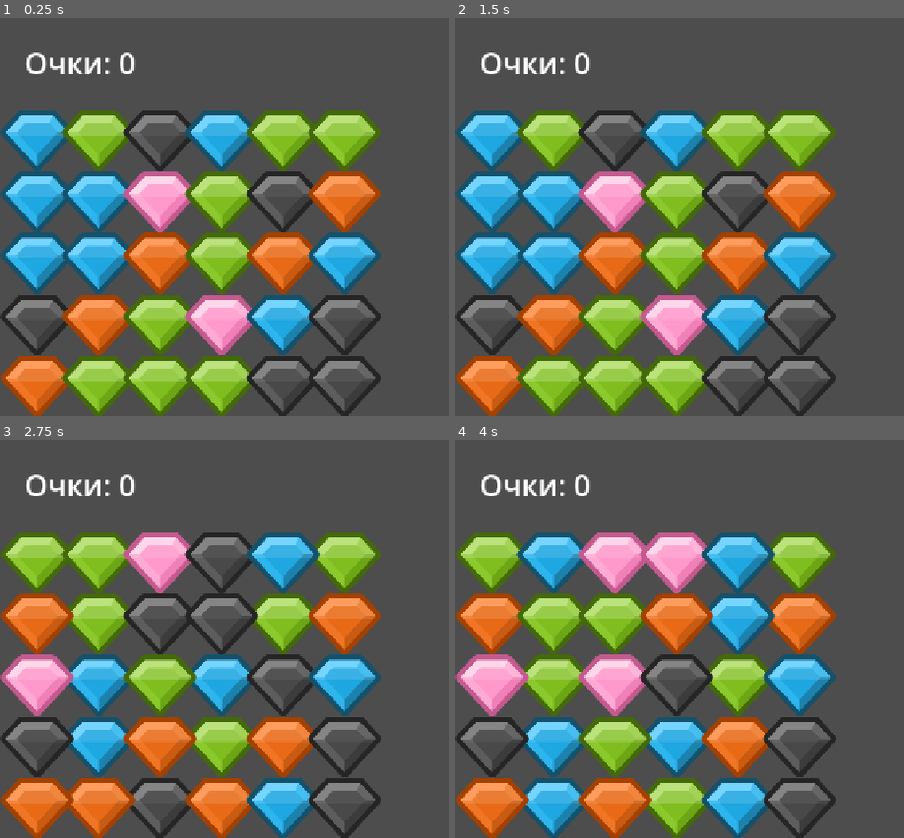
Above: before the commit, frames 1-4 (two rows, left to right).
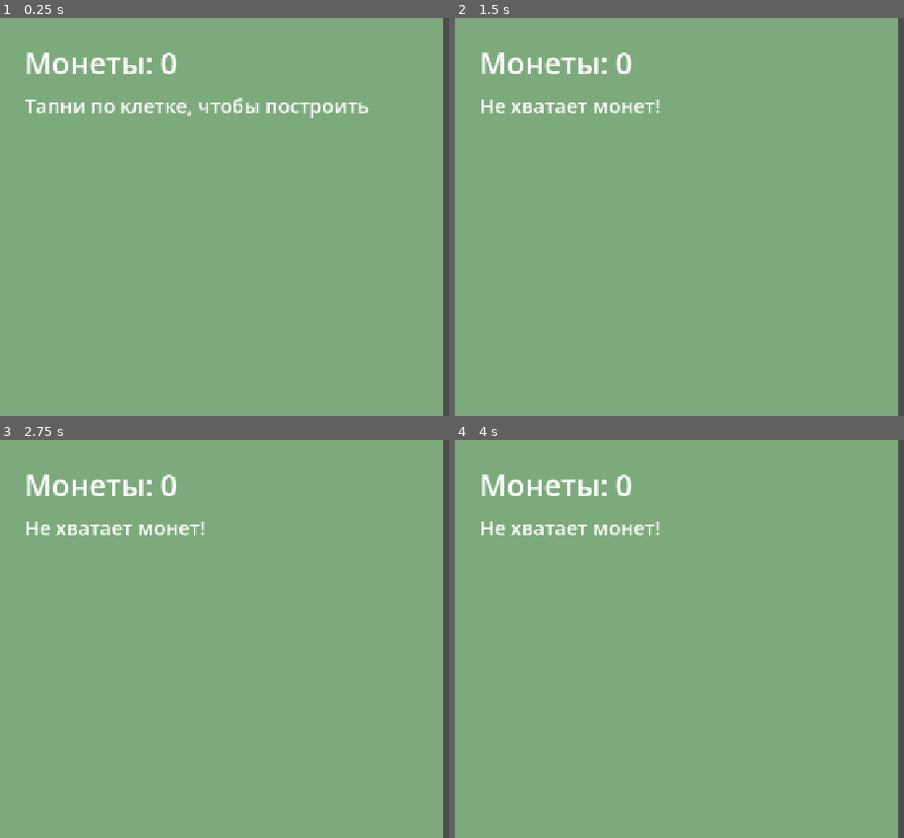
Above: after the commit, the same moments.

Repository: Smolenskiy17/match-farm
Game: Godot game, scene res://scenes/Main.tscn
Same seed, same stepped clock (60 frames per second), same inputs: the game is played once before the commit and once after it. Before the commit the project starts from res://scenes/Match3Screen.tscn.
Inputs (mouse positions are in pixels of both pictures, inside the frame that each line leads up to):
- Up to frame 1 (0.25 s): no input
- Up to frame 2 (1.5 s): tap Enter at 0.5 s; move the mouse to (outside the picture) at 0.52 s; click (outside the picture) at 0.67 s; tap Space at 1.25 s; drag from (692, 236) to (490, 141) at 1.27 s
- Up to frame 3 (2.75 s): move the mouse to (outside the picture) at 2.02 s; click (outside the picture) at 2.17 s
- Up to frame 4 (4 s): drag from (809, 718) to (616, 810) at 2.77 s; move the mouse to (outside the picture) at 3.52 s; click (outside the picture) at 3.67 s

The runs differ from the first frame. In frame 1, 99% of the frame differs, in the area x 0-99%, y 0-100%; in frame 2, 99%; in frame 3, 99%; in frame 4, 99%.

Commit message:
Weekend 4: farm screen, building, full game loop

Diff:
--- a/project.godot
+++ b/project.godot
@@ -11,7 +11,7 @@
 [application]
 
 config/name="MatchFarm"
-run/main_scene="uid://coblxxjal60q7"
+run/main_scene="uid://d07i6q1fs8xym"
 config/features=PackedStringArray("4.7", "GL Compatibility")
 config/icon="res://icon.svg"
 
--- a/scenes/Main.tscn
+++ b/scenes/Main.tscn
@@ -1,3 +1,6 @@
 [gd_scene format=3 uid="uid://d07i6q1fs8xym"]
 
+[ext_resource type="Script" uid="uid://b14avfmt8uada" path="res://scripts/main.gd" id="1_elqb8"]
+
 [node name="Main" type="Node2D" unique_id=633235815]
+script = ExtResource("1_elqb8")
--- a/scripts/main.gd
+++ b/scripts/main.gd
@@ -1,11 +1,7 @@
-extends Node2D
+extends Node
 
-
-# Called when the node enters the scene tree for the first time.
 func _ready() -> void:
-	pass # Replace with function body.
-
-
-# Called every frame. 'delta' is the elapsed time since the previous frame.
-func _process(delta: float) -> void:
-	pass
+	# Определяем, какой экран показать:
+	# Если пришли из ResultScreen — показываем ферму
+	# (по умолчанию — ферма, match-3 запускается отдельно)
+	get_tree().change_scene_to_file("res://scenes/FarmScreen.tscn")
